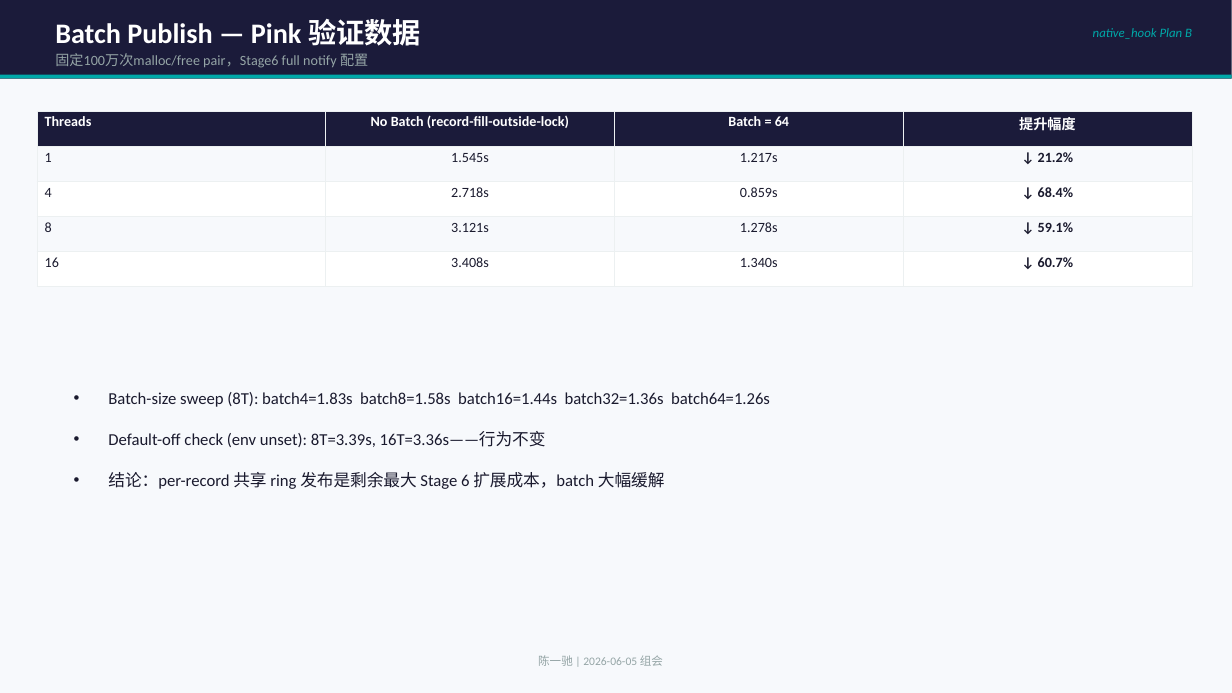
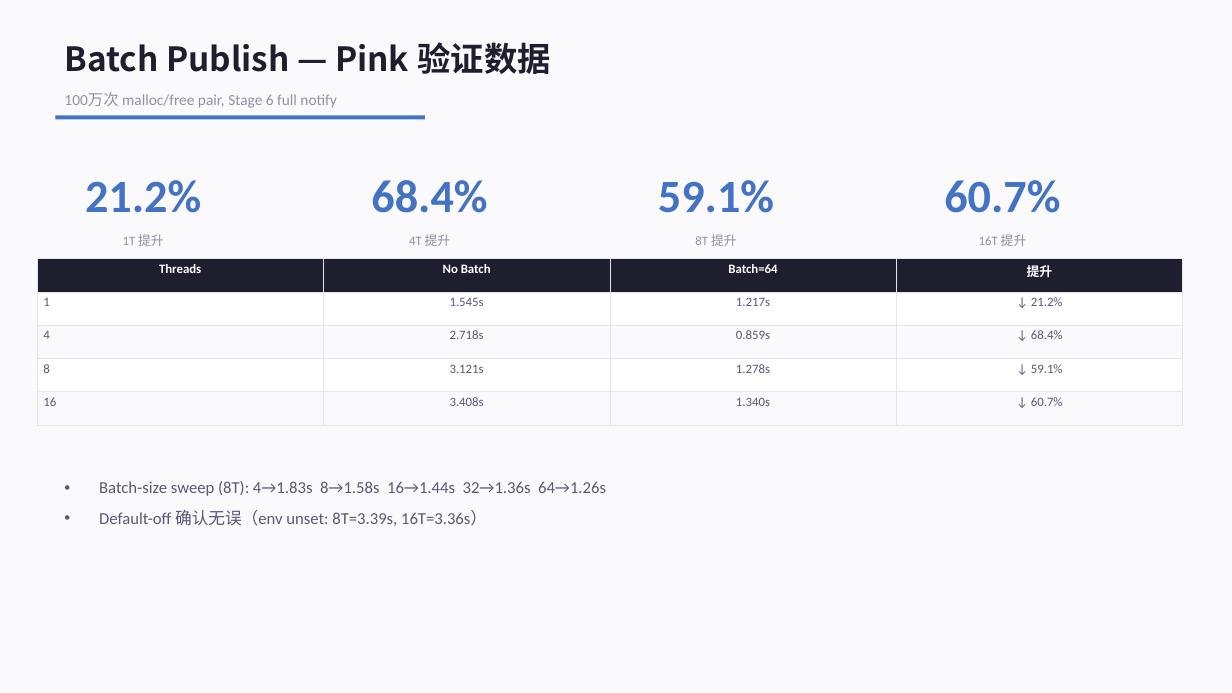
Before and after one commit to YiChiChen1106/Nativehook_linux_planb, a slide deck: slide 5 of presentation/native_hook_progress_2026-06-05.pptx. Drawn at 1232x693 pixels with LibreOffice and Linux fonts; fonts in the diff are those of the drawing. Boxes give left, top, right and bottom in pixels: in the first picture for what was removed or moved away, otherwise in the second. Text is boxed around its words. In the diff, an @@ line names an element or a change of style, - is before the commit and + after.

Commit message:
Redesign PPT v2: warm modern style, big numbers, flat cards

```diff
--- a/presentation/native_hook_progress_2026-06-05.pptx
+++ b/presentation/native_hook_progress_2026-06-05.pptx
@@ background #F7F9FC to #FAFAFC @@
@@ rectangle removed at box(0, 0, 1232, 79) @@
@@ text removed at box(1093, 28, 1192, 39) @@
-native_hook Plan B
@@ text "Batch Publish — Pink 验证数据": place and size @@
-text "Batch Publish — Pink 验证数据" at box(55, 19, 421, 46)
+text "Batch Publish — Pink 验证数据" at box(64, 42, 550, 74)
@@ text "Batch Publish — Pink 验证数据" at box(64, 42, 550, 74): size 22 to 26 pt, font Calibri to Noto Sans CJK SC, text colour #FFFFFF to #1E1E2E @@
@@ rectangle removed at box(0, 75, 1232, 79) @@
@@ rectangle added at box(55, 116, 425, 119), fill #4472C4 @@
@@ text at box(64, 92, 336, 108): text changed; size 11 to 12 pt; text colour #95A5A6 to #9090A8 @@
-固定100万次malloc/free pair，Stage6 full notify 配置
+100万次 malloc/free pair, Stage 6 full notify
@@ text added at box(85, 180, 201, 213), 36 pt, text #4472C4, bold @@
+21.2%
@@ text added at box(371, 180, 487, 213), 36 pt, text #4472C4, bold @@
+68.4%
@@ text added at box(658, 180, 774, 213), 36 pt, text #4472C4, bold @@
+59.1%
@@ text added at box(944, 180, 1060, 213), 36 pt, text #4472C4, bold @@
+60.7%
@@ text added at box(123, 234, 164, 246), 10 pt, text #9090A8 @@
+1T 提升
@@ text added at box(409, 234, 451, 246), 10 pt, text #9090A8 @@
+4T 提升
@@ text added at box(695, 234, 737, 246), 10 pt, text #9090A8 @@
+8T 提升
@@ text added at box(979, 234, 1027, 246), 10 pt, text #9090A8 @@
+16T 提升
@@ table at box(37, 259, 1183, 410) @@
-row 1: Threads | No Batch (record-fill-outside-lock) | Batch = 64 | 提升幅度
+row 1: Threads | No Batch | Batch=64 | 提升
@@ fill #1B1B3A to #1E1E2E in row 1 @@
@@ fill #F7F9FC to #FFFFFF in 8 cells @@
@@ fill #FFFFFF to #FAFAFC in 8 cells @@
@@ size 11 to 10 pt in "Threads", "1", "1.545s", "1.217s" and 13 more places @@
@@ text colour #1A1A2E to #585878 in "1", "1.545s", "1.217s", "↓ 21.2%" and 12 more places @@
@@ bold off in "↓ 21.2%", "↓ 68.4%", "↓ 59.1%", "↓ 60.7%" @@
@@ alignment left to centre @@
@@ borders changed @@
@@ table: place and size @@
-table at box(37, 111, 1190, 271)
+table at box(37, 259, 1183, 410)
@@ text at box(99, 481, 606, 526): text changed; text colour #1A1A2E to #585878 @@
-• Batch-size sweep (8T): batch4=1.83s batch8=1.58s batch16=1.44s batch32=1.36s batch64=1.26s
-• Default-off check (env unset): 8T=3.39s, 16T=3.36s——行为不变
-• 结论：per-record 共享 ring 发布是剩余最大 Stage 6 扩展成本，batch 大幅缓解
+• Batch-size sweep (8T): 4→1.83s 8→1.58s 16→1.44s 32→1.36s 64→1.26s
+• Default-off 确认无误（env unset: 8T=3.39s, 16T=3.36s）
@@ text removed at box(538, 655, 663, 666) @@
-陈一驰 | 2026-06-05 组会
```
Also in this commit, not shown: 9 other slides changed, 1 other file.
